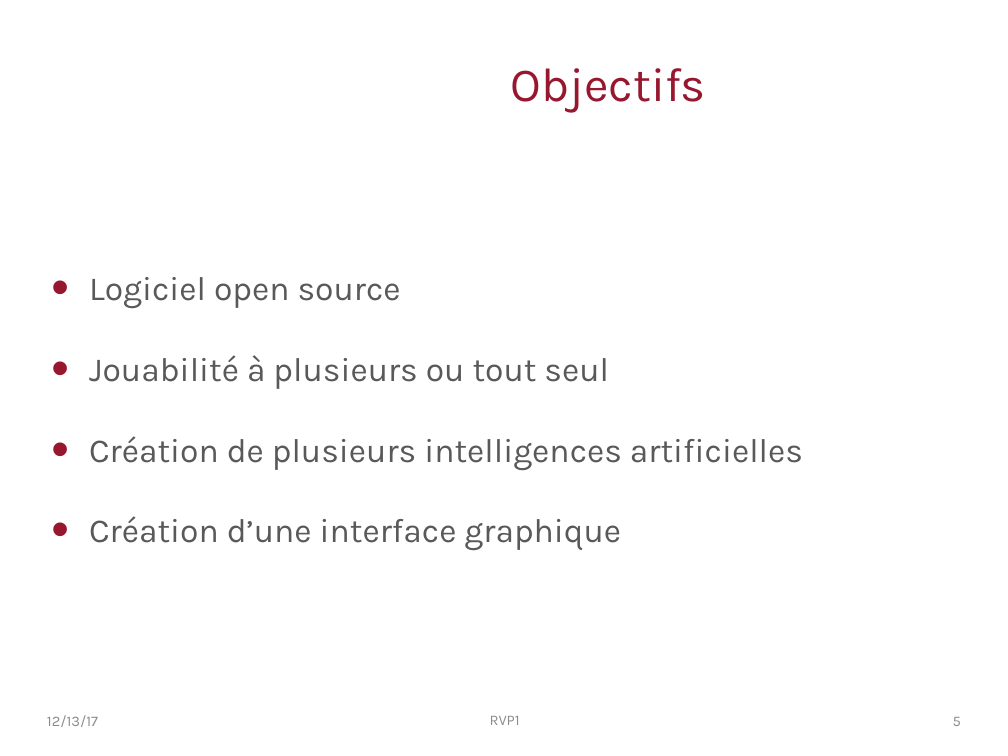
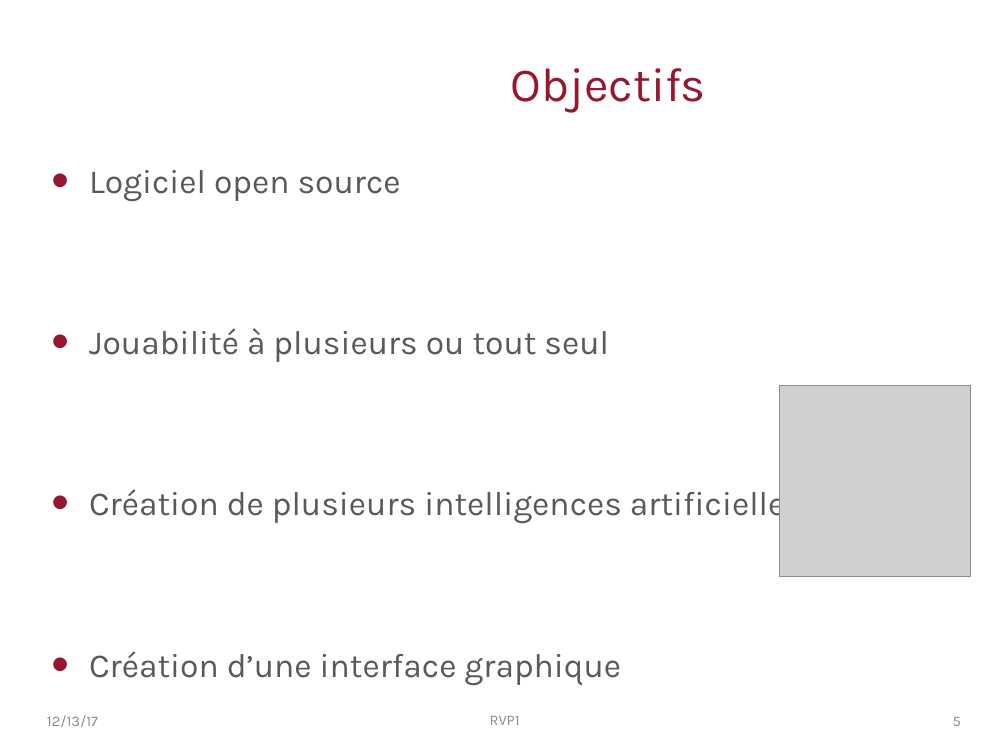
Before and after one commit to PingouinsECL/documents, a slide deck: slide 5 of RVP1.pptx. Drawn at 1008x756 pixels with LibreOffice and Linux fonts; fonts in the diff are those of the drawing; grey boxes stand for pictures; background and template pictures are left out. Boxes give left, top, right and bottom in pixels: in the first picture for what was removed or moved away, otherwise in the second. Text is boxed around its words. In the diff, an @@ line names an element or a change of style, - is before the commit and + after.

```diff
--- a/RVP1.pptx
+++ b/RVP1.pptx
@@ text "Logiciel open source" rewrapped from (x1=89, y1=277, x2=803, y2=551) to (x1=89, y1=170, x2=803, y2=685) @@
@@ picture added at (x1=779, y1=385, x2=971, y2=577) @@
```
Also in this commit, not shown: 4 other slides changed, 4 slides added.
